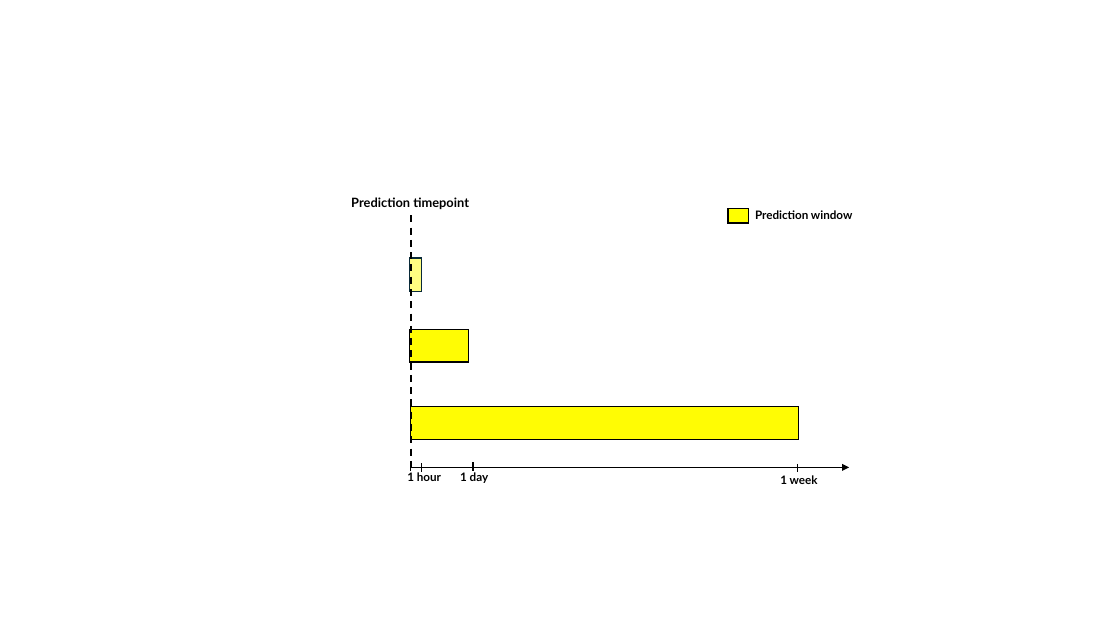
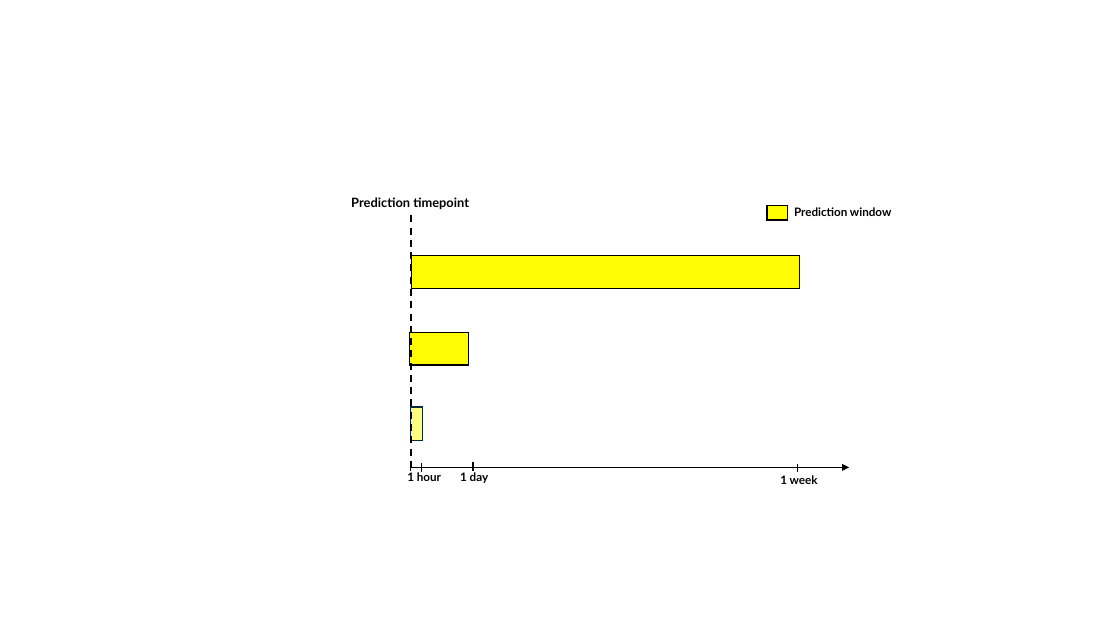
Before and after one commit to KendraPaquette/presentations, a slide deck: slide 7 of images/methods_figure.pptx. Drawn at 1120x630 pixels with LibreOffice and Linux fonts; fonts in the diff are those of the drawing. Boxes give left, top, right and bottom in pixels: in the first picture for what was removed or moved away, otherwise in the second. Text is boxed around its words. In the diff, an @@ line names an element or a change of style, - is before the commit and + after.

Commit message:
lag slides

```diff
--- a/images/methods_figure.pptx
+++ b/images/methods_figure.pptx
@@ rectangle: place and size @@
-rectangle at bbox=[728, 208, 749, 223]
+rectangle at bbox=[767, 206, 787, 220]
@@ text "Prediction window": place and size @@
-text "Prediction window" at bbox=[755, 210, 852, 219]
+text "Prediction window" at bbox=[794, 207, 891, 216]
@@ rectangle: place and size @@
-rectangle at bbox=[411, 406, 799, 439]
+rectangle at bbox=[412, 255, 800, 289]
@@ rectangle: place and size @@
-rectangle at bbox=[410, 258, 422, 292]
+rectangle at bbox=[411, 407, 423, 440]
```
Also in this commit, not shown: 3 other files.
